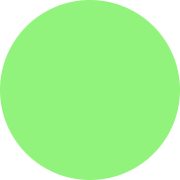
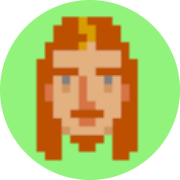
Layers edited between the first and the second 180x180 image:
added layer "Eingefügte Ebene" above "Hintergrund" over box(35, 15, 139, 162)
